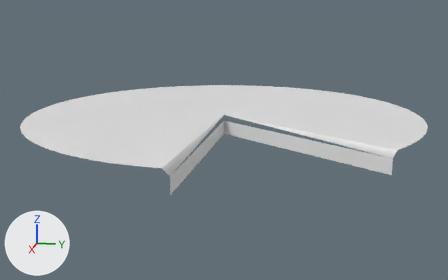
Renders of the OBJ model Assets/Models/Slice85.obj from each side of a commit.
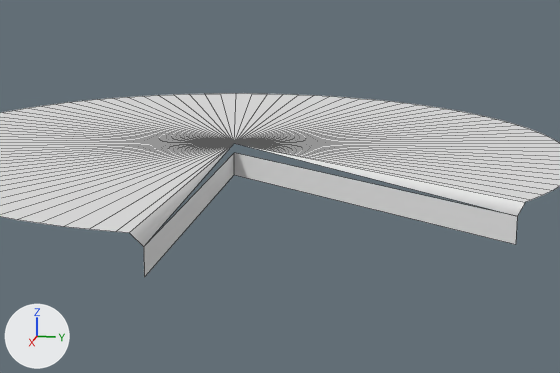
Old and new are each drawn whole from a camera (50 mm lens) standing at (3.083, 0.616, 0.637) and looking at (0.019, 0.004, -0.129) and again close up on the part from 19% to 93% of the width and 11% to 90% of the height. Lighting does not change. The marker at lower left points along +X, +Y and +Z. The close-ups show mesh edges as thin lines. Where no turn or scale is listed for an object, it has been applied to the vertices.

The first close-up shows 'Slice85'.
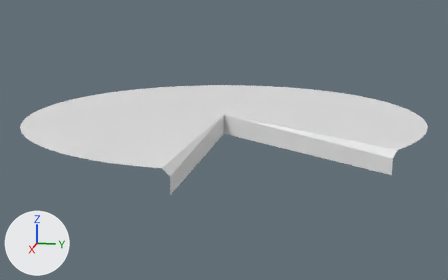
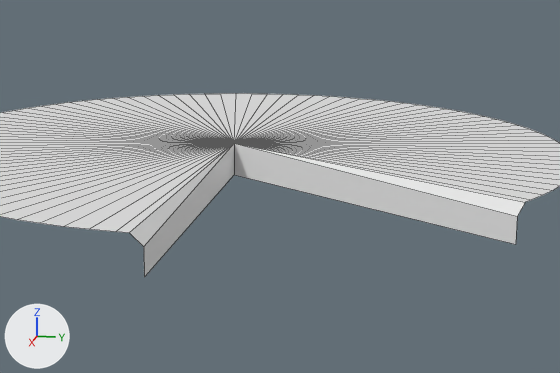
Where the change shows, as pixel boxes (x1, y1, x2, y2) in the close-ups (560 x 373 px; the box of a moved part takes in the faces that stretch with it):
part 1 of me_slice85, moved or reshaped: before (144, 153, 517, 277); after (144, 143, 517, 277)

Diff of the bpy script that builds the scene:
```diff
--- a/Assets/Models/Slice85.obj.py
+++ b/Assets/Models/Slice85.obj.py
@@ me_slice85 @@
 me_slice85.from_pydata(...)  # 93 vertices, 89 faces; spans x -1.0..1.0, y -1.0..1.0, z -0.1..0.0
 # used by ob_slice85; location = (0.0, 0.0, 0.0)
 # verts and faces of me_slice85; kept vertices keep their numbers, new ones are numbered from 93
 # before: 0 (0.0, 0.0, 0.0) at pixel (234, 143), 2 (1.0, 0.0, -0.03) at pixel (143, 246), 88 (0.59, 0.81, -0.03) at pixel (517, 216), 89 (0.0, 0.0, -0.1) at pixel (234, 174), 90 (0.0, 0.0, -0.03) at pixel (234, 152)
 # before: 91 (1.0, 0.0, -0.1) at pixel (144, 277), 92 (0.59, 0.81, -0.1) at pixel (515, 244)
+# me_slice85 part 1
+delete_vertices([90])  # with the faces that use them
+faces += [(0, 2, 91, 89), (0, 89, 92, 88)]
```
